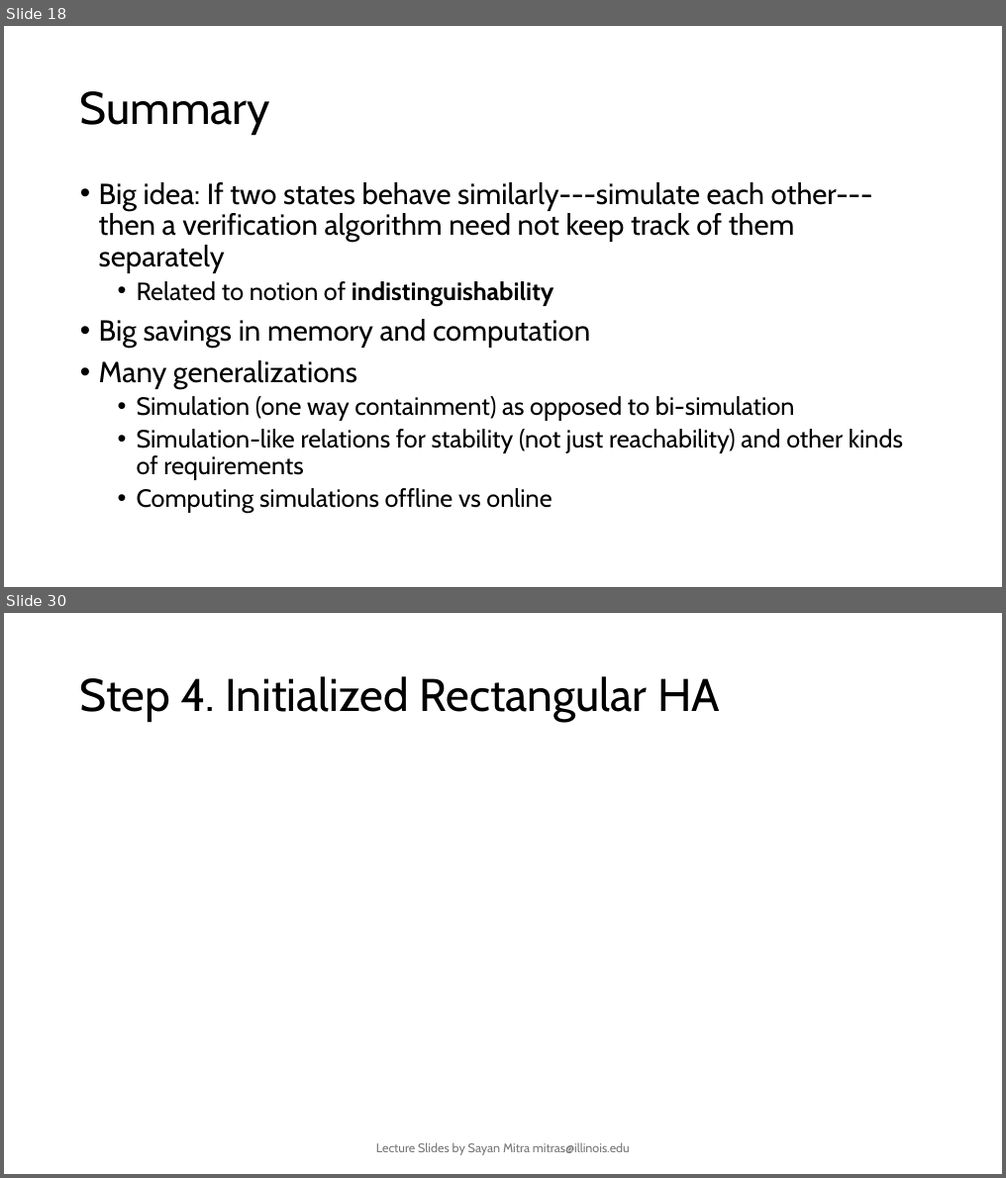
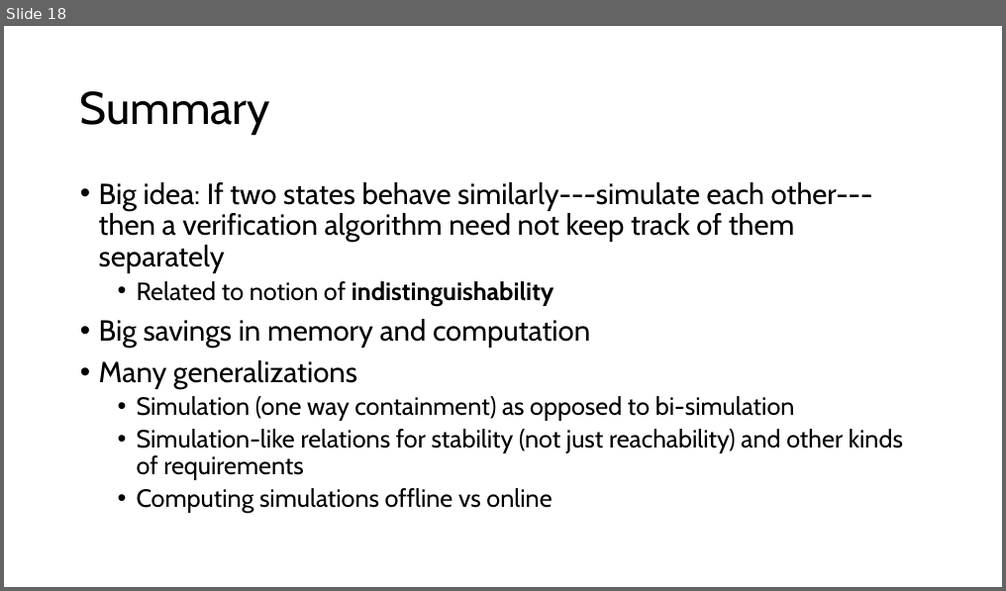
Before and after one commit to sayanmitracode/cpsbooksite, a slide deck: Slides/2025/L15_ITA.pptx. Shown one above the other, each under a label of ours: slides 18 and 30 before the commit, slide 18 after it; the slides between them are not shown. The pictures are 1006x1178 and 1006x591 pixels, drawn with LibreOffice and Linux fonts; fonts in the diff are those of the drawing; grey boxes stand for pictures. Boxes give left, top, right and bottom in pixels: in the first picture for what was removed or moved away, otherwise in the second. Text is boxed around its words. In the diff, an @@ line names an element or a change of style, - is before the commit and + after.

```diff
--- a/Slides/2025/L15_ITA.pptx
+++ b/Slides/2025/L15_ITA.pptx
@@ slide 30 removed at [4,613,1002,1174], background #FFFFFF @@
@@ title removed at [80,676,720,722] @@
-Step 4. Initialized Rectangular HA
@@ text removed at [376,1143,630,1156] @@
-Lecture Slides by Sayan Mitra mitras@illinois.edu
```
Also in this commit, not shown: 24 other slides removed, 4 other files.
